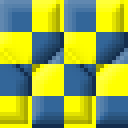
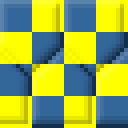
Layers edited between the first and the second (128, 128) image:
pixels changed over [0, 0, 128, 124] (layer not identified)
